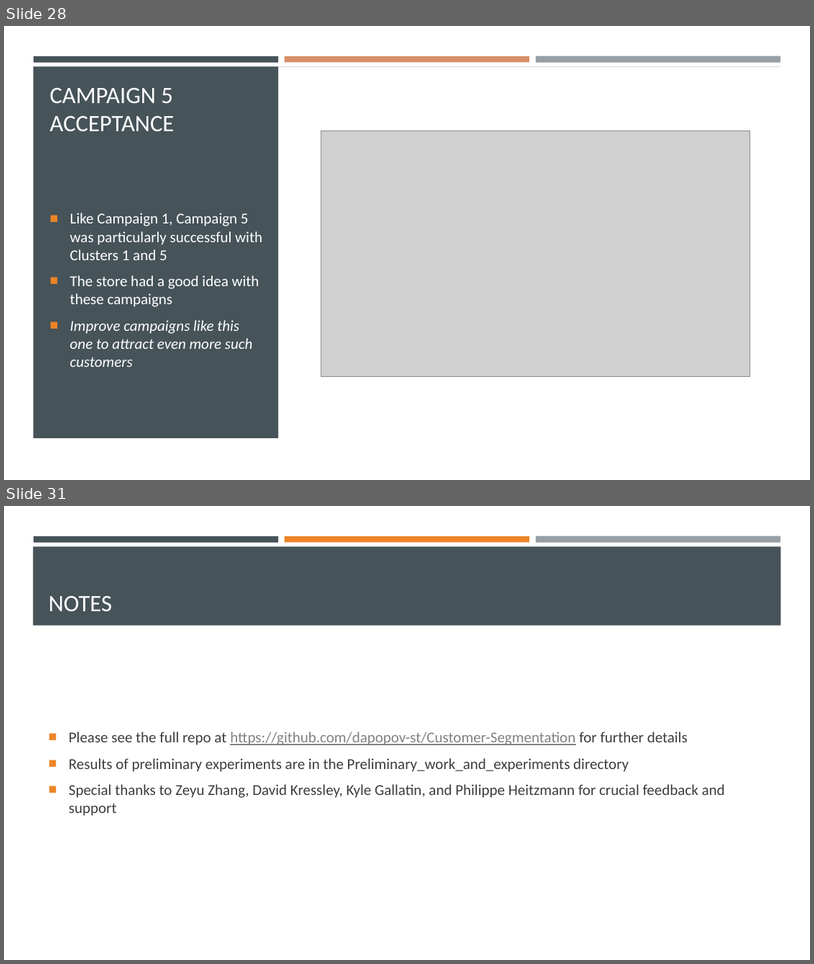
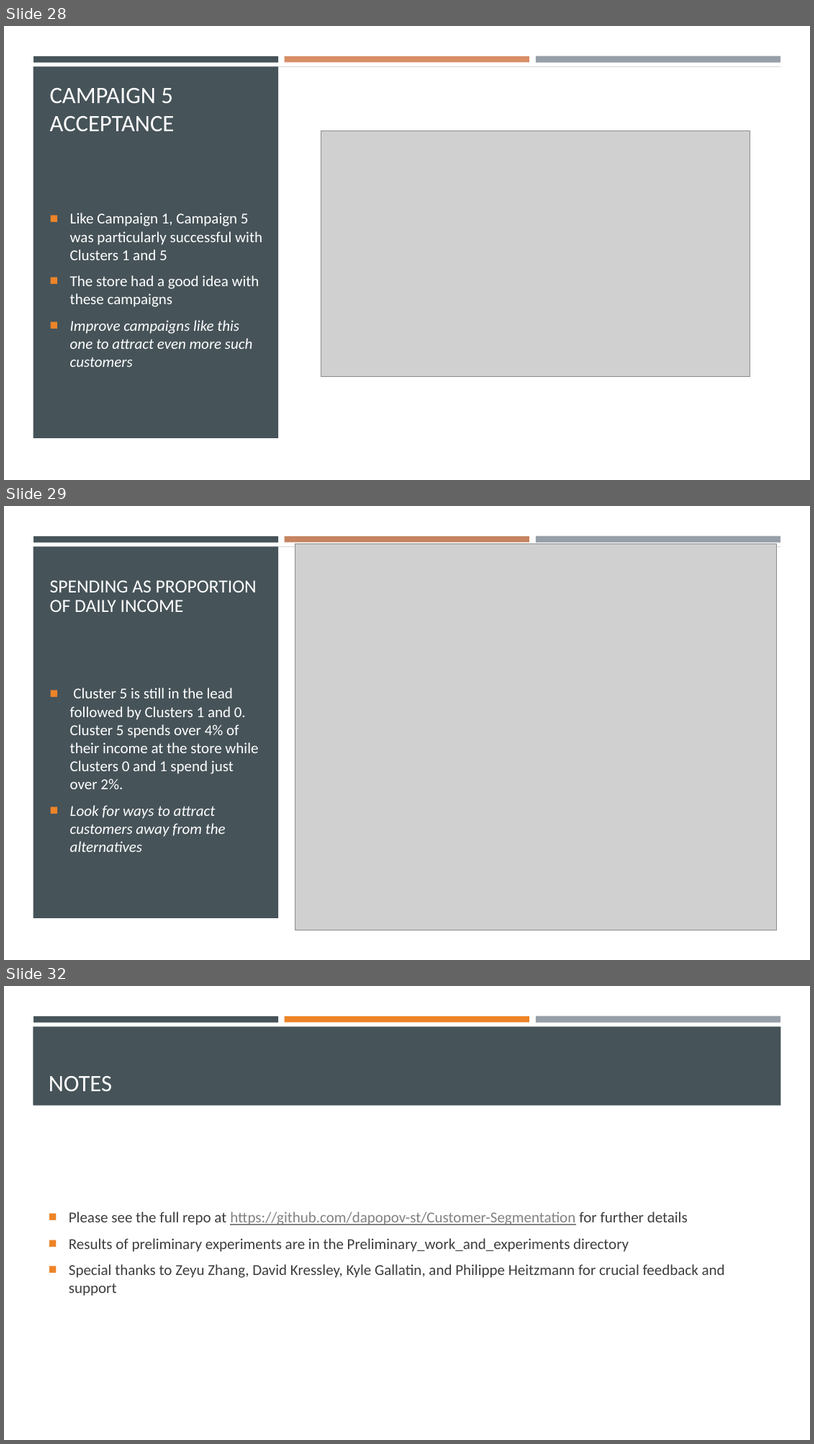
Before and after one commit to dapopov-st/store-customer-segmentation, a slide deck: Customer-Segmentation-Presentation.pptx. Shown one above the other, each under a label of ours: slides 28 and 31 before the commit, slides 28, 29 and 32 after it; the slides between them are not shown. The pictures are 814x964 and 814x1444 pixels, drawn with LibreOffice and Linux fonts; fonts in the diff are those of the drawing; grey boxes stand for pictures. Boxes give left, top, right and bottom in pixels: in the first picture for what was removed or moved away, otherwise in the second. Text is boxed around its words. In the diff, an @@ line names an element or a change of style, - is before the commit and + after.

Commit message:
add analysis based on proportion of daily income spent

```diff
--- a/Customer-Segmentation-Presentation.pptx
+++ b/Customer-Segmentation-Presentation.pptx
@@ slide 29 added at (4, 506, 810, 960), background #FFFFFF; not listed: 3 template elements that a slide beside it also shows @@
@@ rectangle added at (4, 546, 810, 960), fill #FFFFFF @@
@@ rectangle added at (33, 546, 278, 918), fill #465359 @@
@@ rectangle added at (285, 536, 530, 542), fill #C68460 @@
@@ picture added at (295, 544, 777, 929) @@
@@ title added at (50, 580, 257, 612), 22 pt, text #FFFFFF @@
+SPENDING AS PROPORTION OF DAILY INCOME
@@ text added at (70, 687, 258, 852), 18 pt, text #FFFFFF @@
+■ Cluster 5 is still in the lead followed by Clusters 1 and 0. Cluster 5 spends over 4% of their income at the store while Clusters 0 and 1 spend just over 2%.
+■ Look for ways to attract customers away from the alternatives
@@ what was slide 31 is now slide 32 @@
```
Also in this commit, not shown: 2 slides changed, 1 other file.
